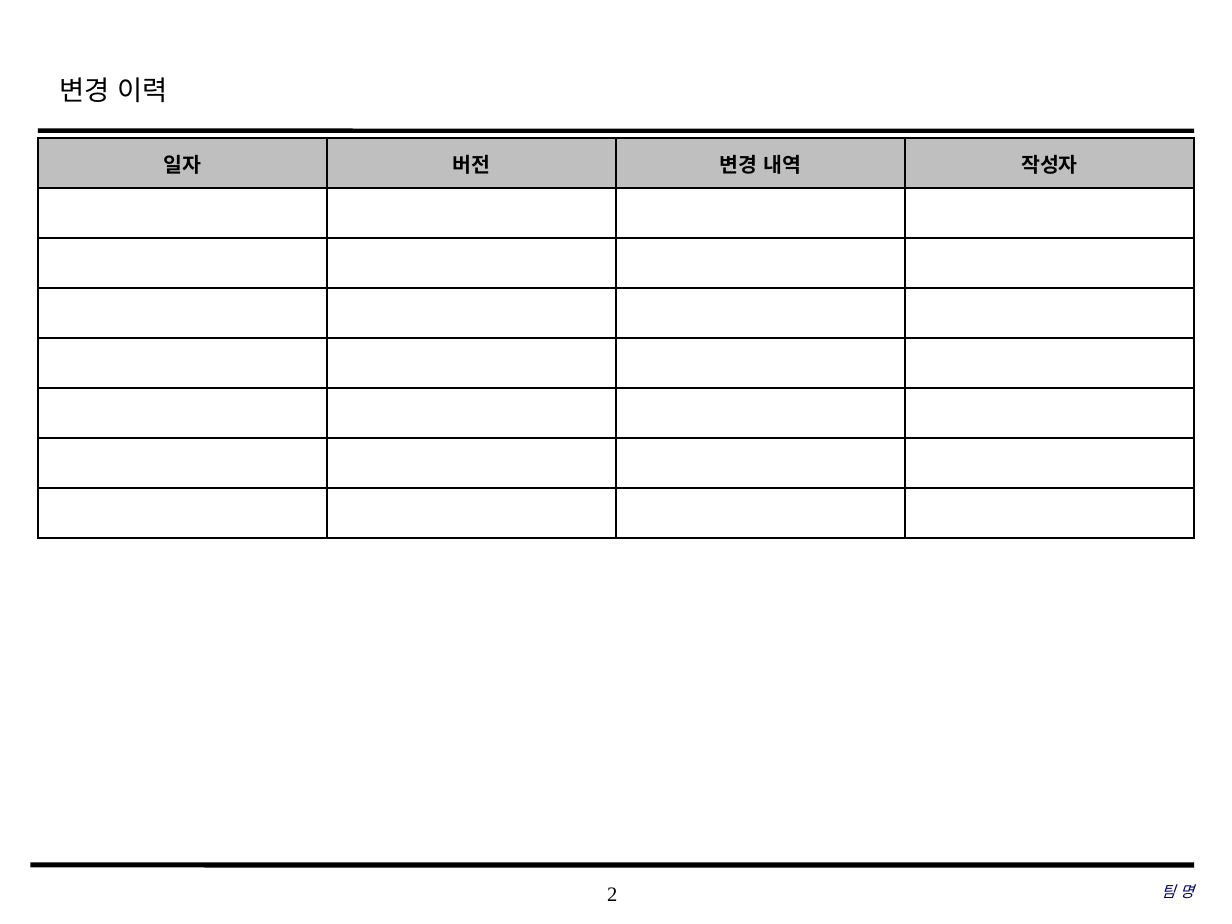
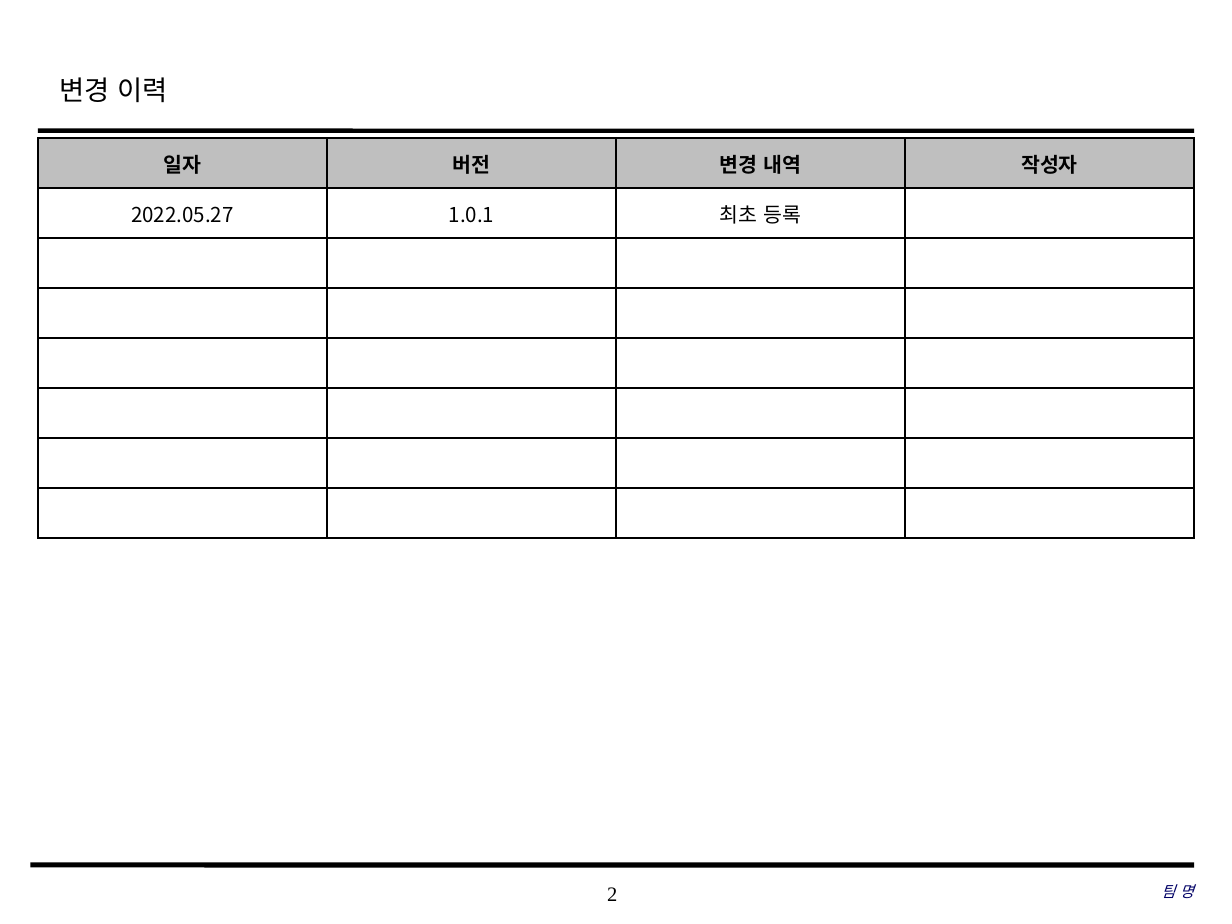
Before and after one commit to choign3123/SE_7, a slide deck: slide 2 of 클래스_다이어그램/Class Design.pptx. Drawn at 1232x924 pixels with LibreOffice and Linux fonts; fonts in the diff are those of the drawing; background and template pictures are left out. Boxes give left, top, right and bottom in pixels: in the first picture for what was removed or moved away, otherwise in the second. Text is boxed around its words. In the diff, an @@ line names an element or a change of style, - is before the commit and + after.

```diff
--- a/클래스_다이어그램/Class Design.pptx
+++ b/클래스_다이어그램/Class Design.pptx
@@ table at <box>38,138,1196,537</box> @@
+row 2: 2022.05.27 | 1.0.1 | 최초 등록 | 
-row 8:  |  |  | 
```
Also in this commit, not shown: 1 other slide changed, 4 slides added.
